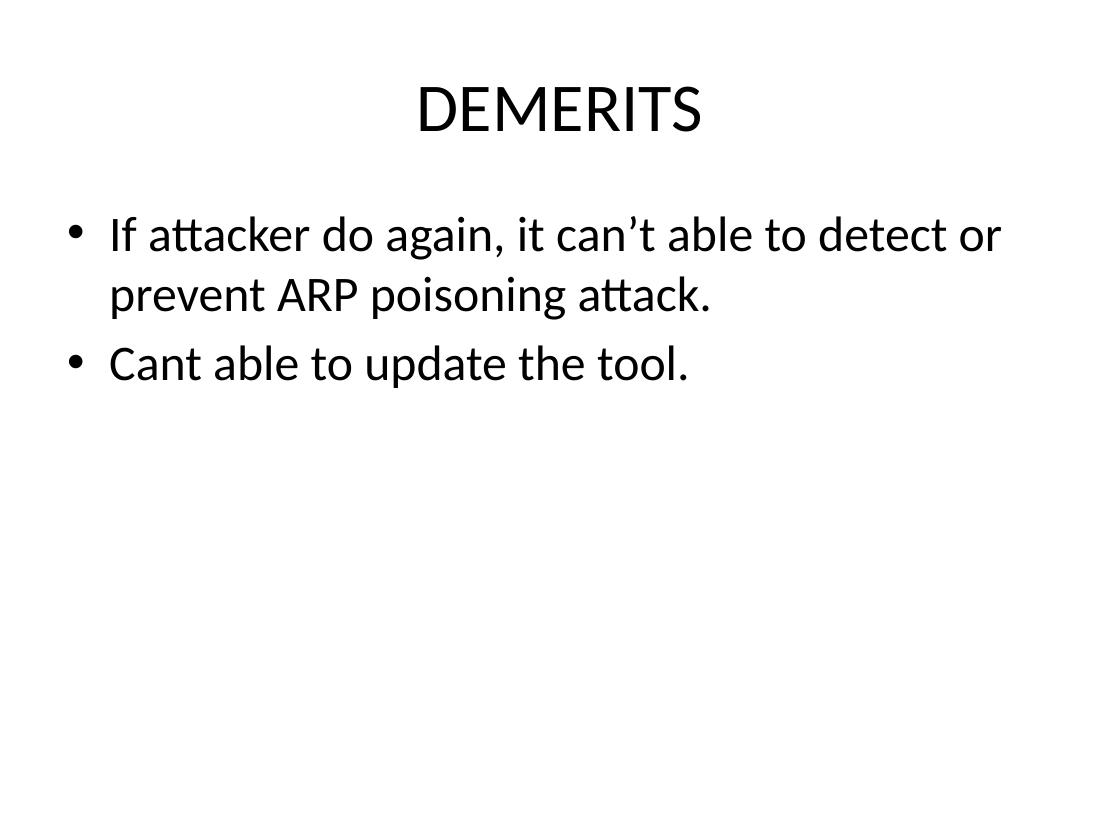
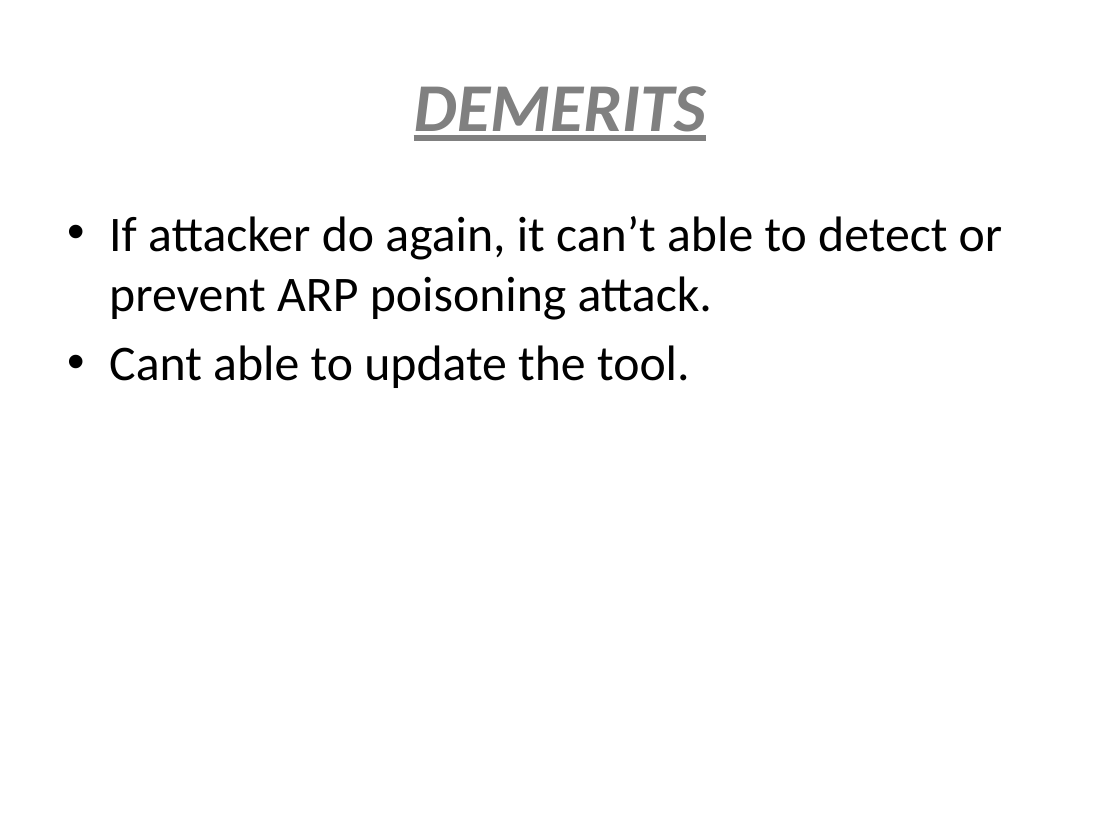
Before and after one commit to Musthafa2001/project-ppt, a slide deck: slide 5 of Dhatshana-batch.pptx. Drawn at 1120x840 pixels with LibreOffice and Linux fonts; fonts in the diff are those of the drawing. Boxes give left, top, right and bottom in pixels: in the first picture for what was removed or moved away, otherwise in the second. Text is boxed around its words. In the diff, an @@ line names an element or a change of style, - is before the commit and + after.

```diff
--- a/Dhatshana-batch.pptx
+++ b/Dhatshana-batch.pptx
@@ title "DEMERITS" at [414, 86, 706, 141]: text colour #000000 to #808080, bold on, italic on, underline on @@
```
Also in this commit, not shown: 5 other slides changed, 1 slide removed.
